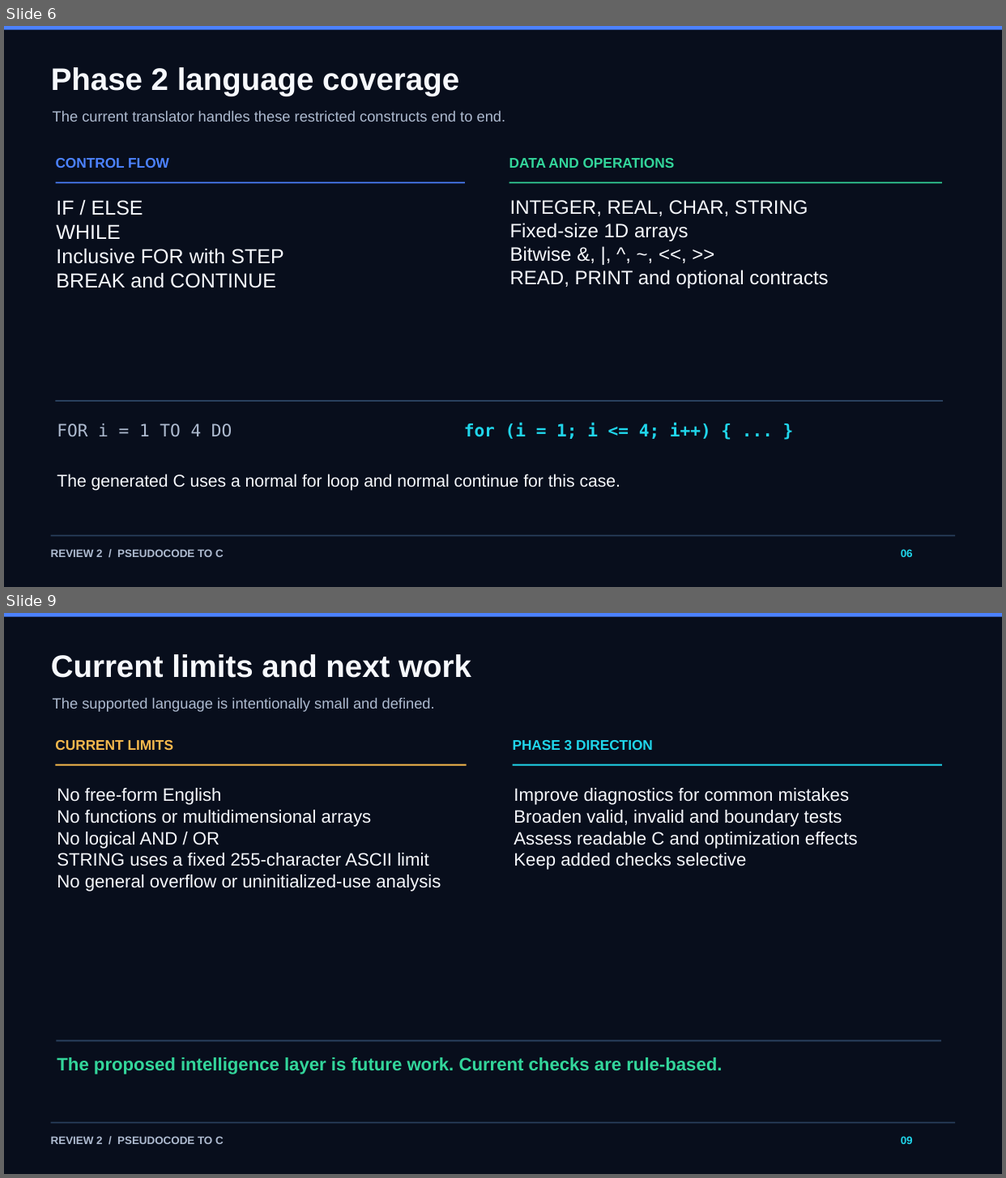
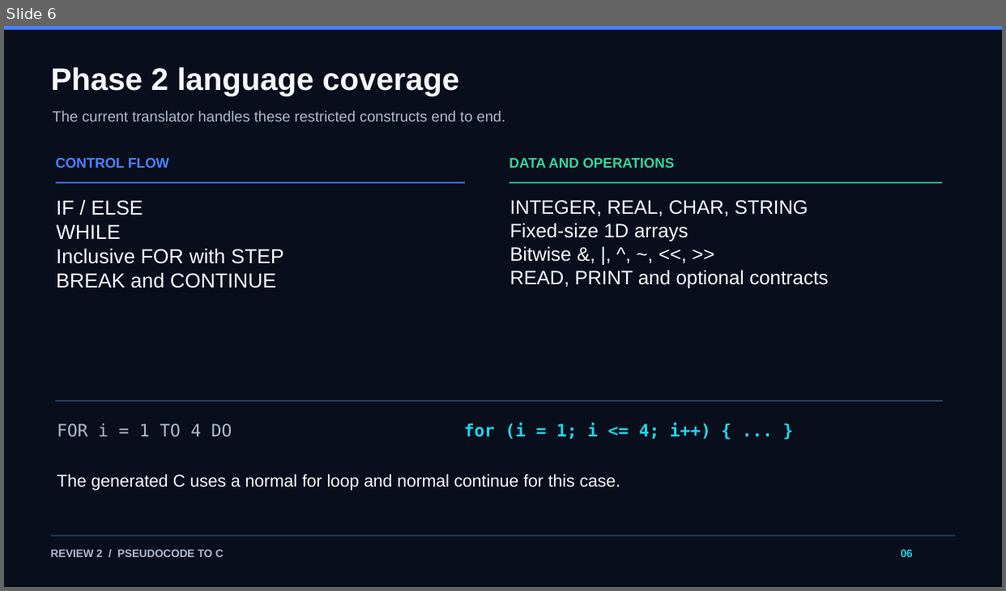
Before and after one commit to Sashwath-sash/pseudocode-to-c, a slide deck: docs/Pseudocode_to_C_Review2.pptx. Shown one above the other, each under a label of ours: slides 6 and 9 before the commit, slide 6 after it; the slides between them are not shown. The pictures are 1006x1178 and 1006x591 pixels, drawn with LibreOffice and Linux fonts; fonts in the diff are those of the drawing. Boxes give left, top, right and bottom in pixels: in the first picture for what was removed or moved away, otherwise in the second. Text is boxed around its words. In the diff, an @@ line names an element or a change of style, - is before the commit and + after.

Commit message:
Revise Review 2 presentation around project workflow

```diff
--- a/docs/Pseudocode_to_C_Review2.pptx
+++ b/docs/Pseudocode_to_C_Review2.pptx
@@ slide 9 removed at (4,613,1002,1174), background #080E1C @@
@@ rectangle removed at (4,613,1002,617) @@
@@ text removed at (51,654,471,678) @@
-Current limits and next work
@@ text removed at (53,697,435,712) @@
-The supported language is intentionally small and defined.
@@ text removed at (55,740,174,750) @@
-CURRENT LIMITS
@@ text removed at (513,740,653,750) @@
-PHASE 3 DIRECTION
@@ rectangle removed at (56,764,467,766) @@
@@ rectangle removed at (513,764,942,766) @@
@@ text removed at (57,788,441,892) @@
-No free-form English
-No functions or multidimensional arrays
-No logical AND / OR
-STRING uses a fixed 255-character ASCII limit
-No general overflow or uninitialized-use analysis
@@ text removed at (513,788,858,870) @@
-Improve diagnostics for common mistakes
-Broaden valid, invalid and boundary tests
-Assess readable C and optimization effects
-Keep added checks selective
@@ rectangle removed at (57,1041,941,1042) @@
@@ text removed at (57,1058,722,1075) @@
-The proposed intelligence layer is future work. Current checks are rule-based.
@@ rectangle removed at (50,1122,955,1123) @@
@@ text removed at (51,1136,224,1144) @@
-REVIEW 2 / PSEUDOCODE TO C
@@ text removed at (901,1136,913,1144) @@
-09
```
Also in this commit, not shown: 3 slides changed, 4 slides added, 3 other slides removed.
